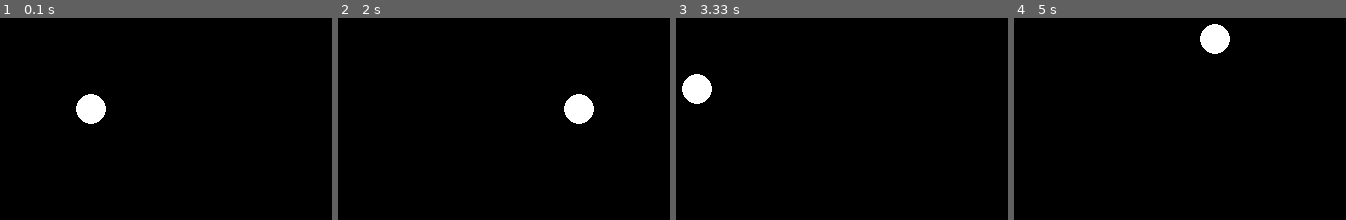
Above: before the commit, frames 1-4 (left to right).
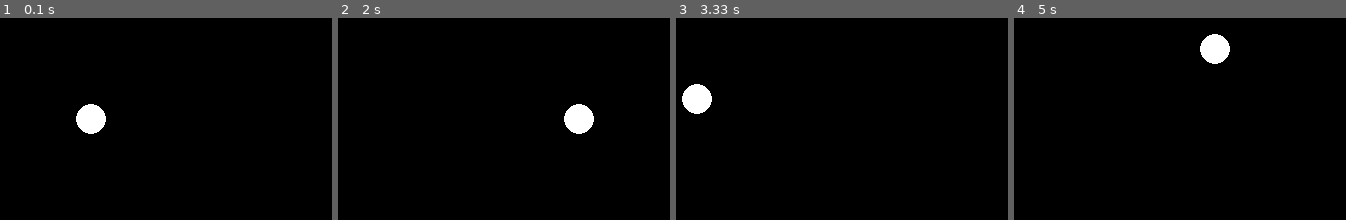
Above: after the commit, the same moments.

Repository: MaxRohowsky/pygame-tutorials
Game: pygame game, started from Part-02.py
Same seed, same stepped clock (60 frames per second), same inputs: the game is played once before the commit and once after it.
Inputs:
- Up to frame 1 (0.1 s): no input
- Up to frame 2 (2 s): hold Right 0.33-0.8 s; hold Left from 1.67 s (still down)
- Up to frame 3 (3.33 s): release Left at 2.2 s; hold Down 2.23-2.53 s; hold Up from 3 s (still down)
- Up to frame 4 (5 s): release Up at 3.37 s; hold Right 3.4-4.03 s; hold Left 4.47-4.93 s; hold Right from 4.97 s (still down)

The runs differ from the first frame. In frame 1, 0.9% of the frame differs, in the area x 22-32%, y 37-58%; in frame 2, 0.9%; in frame 3, 0.9%; in frame 4, 0.9%.

Commit message:
small change

Diff:
--- a/Part-02.py
+++ b/Part-02.py
@@ -5,7 +5,7 @@
 pygame.display.set_caption("First Game")
 
 x = 250
-y = 240
+y = 250
 radius = 15
 vel = 10
 
